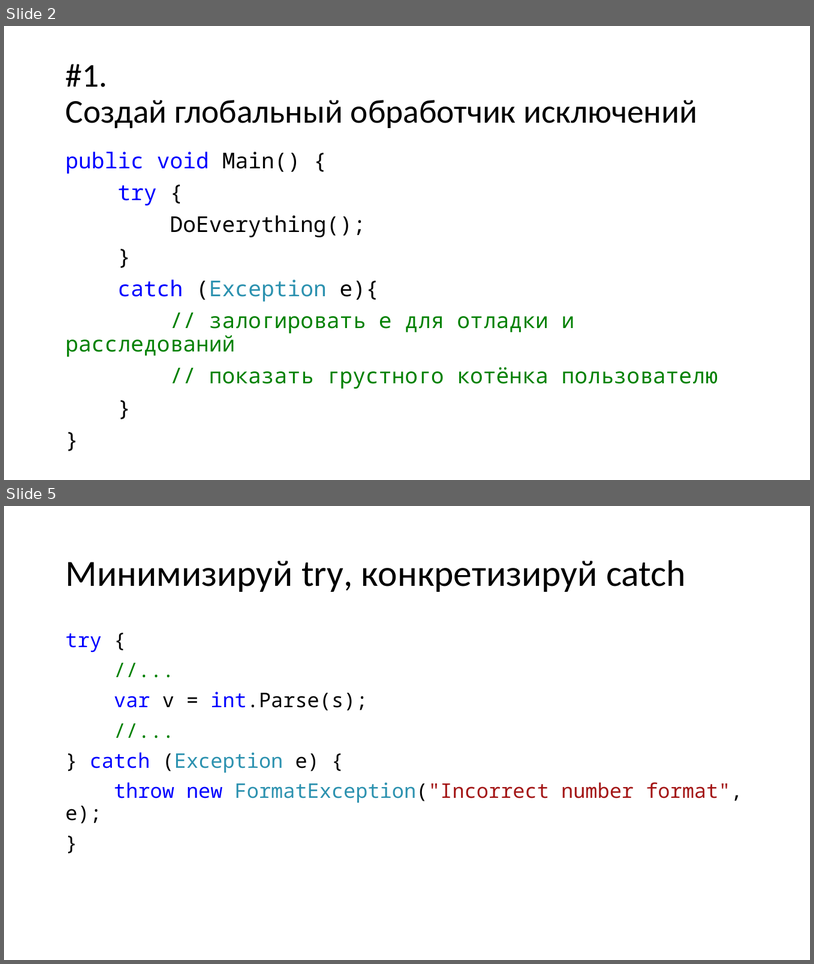
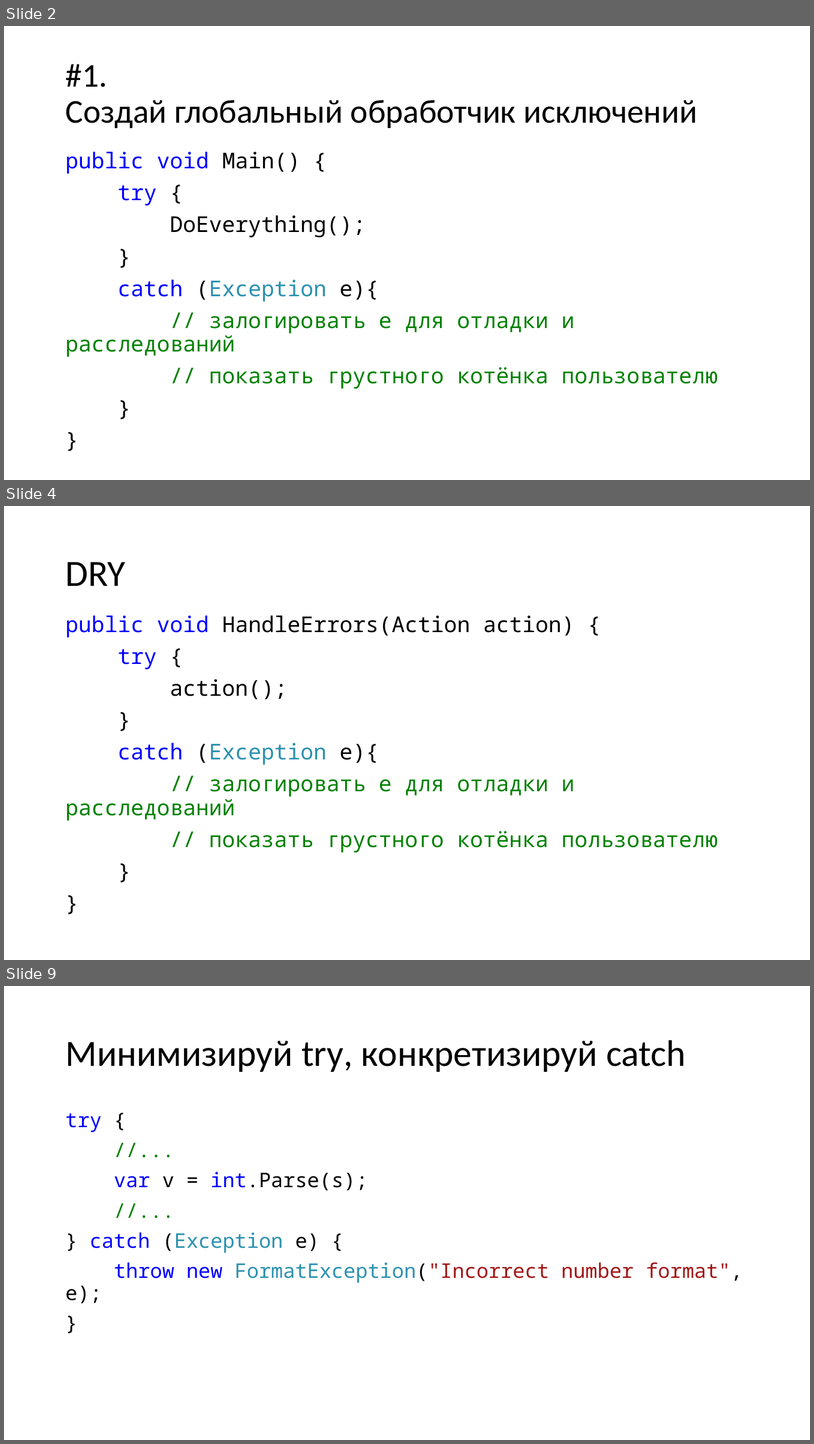
Before and after one commit to kontur-courses/exceptions, a slide deck: exceptions.pptx. Shown one above the other, each under a label of ours: slides 2 and 5 before the commit, slides 2, 4 and 9 after it; the slides between them are not shown. The pictures are 814x964 and 814x1444 pixels, drawn with LibreOffice and Linux fonts; fonts in the diff are those of the drawing. Boxes give left, top, right and bottom in pixels: in the first picture for what was removed or moved away, otherwise in the second. Text is boxed around its words. In the diff, an @@ line names an element or a change of style, - is before the commit and + after.

```diff
--- a/exceptions.pptx
+++ b/exceptions.pptx
@@ slide 4 added at bbox=[4, 506, 810, 960], background #FFFFFF @@
@@ title added at bbox=[65, 562, 125, 586], 44 pt, text #000000 @@
+DRY
@@ text added at bbox=[65, 615, 719, 852], 25.9 pt, text #008000 @@
+public void HandleErrors(Action action) {
+try {
+action();
+}
+catch (Exception e){
+// залогировать e для отладки и расследований
+// показать грустного котёнка пользователю
+}
+}
@@ what was slide 5 is now slide 9 @@
```
Also in this commit, not shown: 6 slides changed, 4 other slides added, 2 slides removed, 6 other files.
